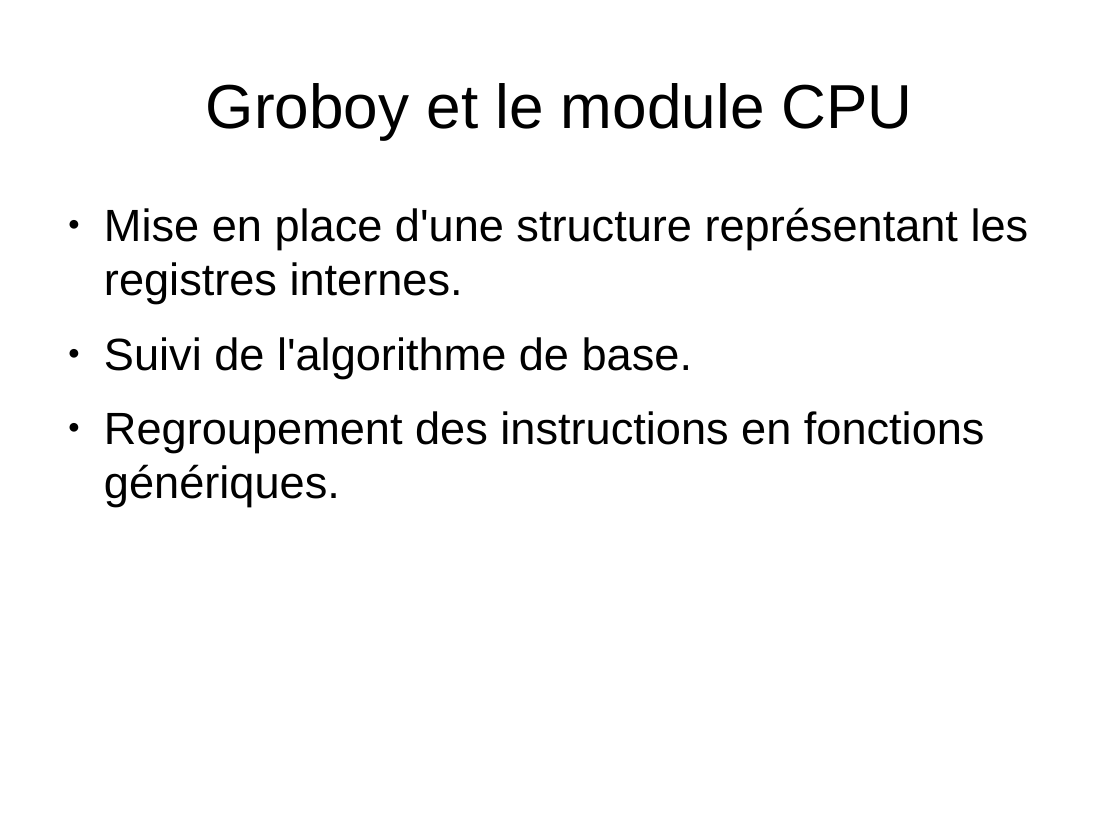
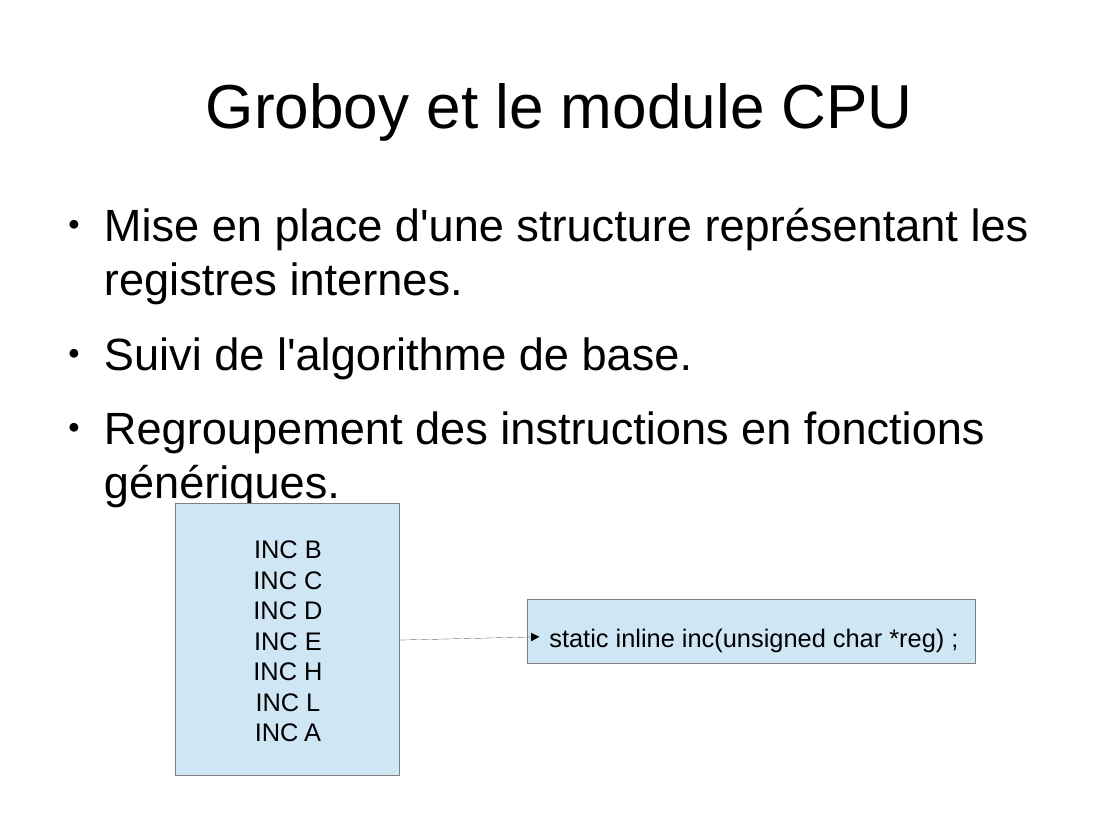
Before and after one commit to joakim-d/GroBoy, a slide deck: slide 15 of documents_TER/soutenance.odp. Drawn at 1120x840 pixels with LibreOffice and Linux fonts; fonts in the diff are those of the drawing. Boxes give left, top, right and bottom in pixels: in the first picture for what was removed or moved away, otherwise in the second. Text is boxed around its words. In the diff, an @@ line names an element or a change of style, - is before the commit and + after.

```diff
--- a/documents_TER/soutenance.odp
+++ b/documents_TER/soutenance.odp
@@ rectangle added at box(176, 504, 399, 776), fill #CFE7F5, outline #808080 0 pt, 18 pt, text #000000 @@
+INC B
+INC C
+INC D
+INC E
+INC H
+INC L
+INC A
@@ rectangle added at box(528, 601, 977, 665), fill #CFE7F5, outline #808080 0 pt @@
@@ text added at box(549, 628, 944, 653), 18 pt, text #000000 @@
+static inline inc(unsigned char *reg) ;
@@ arrow added from (400, 640) to (540, 637), #000000 0 pt @@
```
Also in this commit, not shown: 3 other slides changed.
